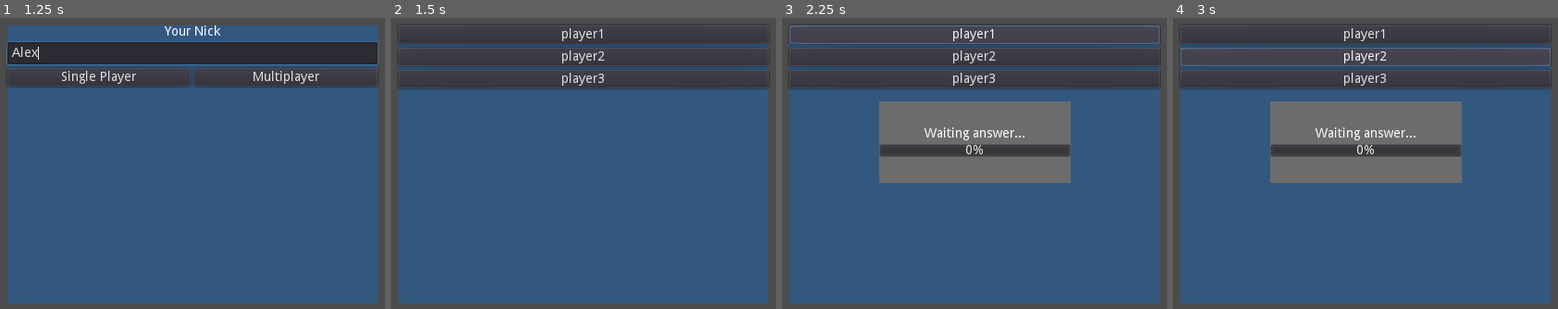
Above: before the commit, frames 1-4 (left to right).
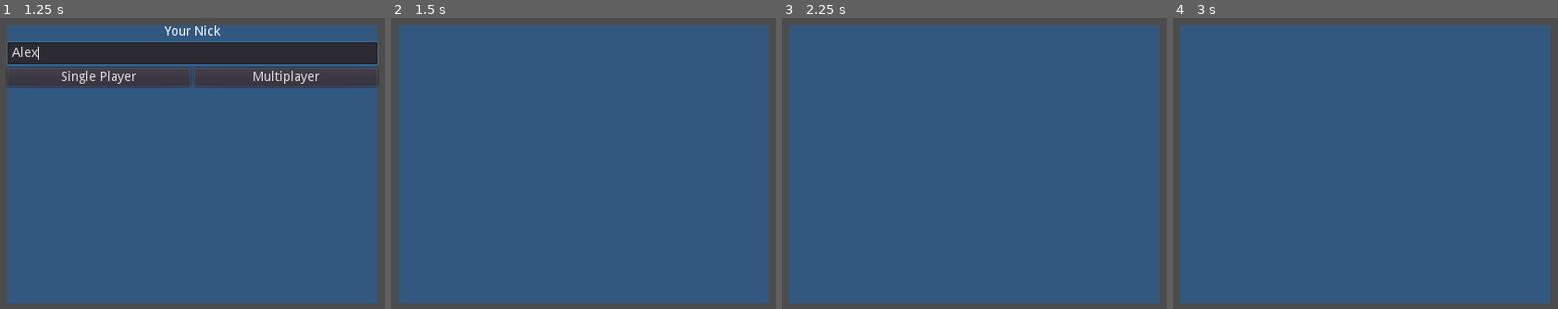
Above: after the commit, the same moments.

Repository: TheVulcoreTeam/SoccerFight
Game: Godot game, scene res://UI/RegisterUI.tscn
Same seed, same stepped clock (60 frames per second), same inputs: the game is played once before the commit and once after it.
Inputs (mouse positions are in pixels of both pictures, inside the frame that each line leads up to):
- Up to frame 1 (1.25 s): click (192, 52) at 0.52 s; type "Alex" at 0.6 s
- Up to frame 2 (1.5 s): click "Multiplayer" at 1.25 s
- Up to frame 3 (2.25 s): click (974, 35) at 2 s, where only the run before the commit has a clickable "player1"
- Up to frame 4 (3 s): click (1365, 55) at 2.75 s, where only the run before the commit has a clickable "player2"

Frame 1 is identical in both runs. In frame 2, 20% of the frame differs, in the area x 1-99%, y 2-25%; in frame 3, 34%, in the area x 1-99%, y 2-57%; in frame 4, 34%.

Commit message:
Test first connection

Diff:
--- a/Autoloads/ClinetWS.gd
+++ b/Autoloads/ClientWS.gd
@@ -1,10 +1,12 @@
 extends Node
 
 # The URL we will connect to
-export var websocket_url = "ws://echo.websocket.org"
+export var websocket_url = "ws://localhost:3000"
 
 # Our WebSocketClient instance
 var _client = WebSocketClient.new()
+
+var register_ui
 
 func _ready():
 	# Connect base signals to get notified of connection open, close, and errors.
@@ -22,11 +24,17 @@
 		print("Unable to connect")
 		set_process(false)
 
+
+func set_register_ui(_register_ui):
+	register_ui = _register_ui
+
+
 func _closed(was_clean = false):
 	# was_clean will tell you if the disconnection was correctly notified
 	# by the remote peer before closing the socket.
 	print("Closed, clean: ", was_clean)
 	set_process(false)
+
 
 func _connected(proto = ""):
 	# This is called on connection, "proto" will be the selected WebSocket
@@ -64,7 +72,10 @@
 	# using the MultiplayerAPI.
 	var st = _client.get_peer(1).get_packet().get_string_from_utf8()
 	var dict = parse_json(st)
-	print(dict)
+
+	if dict["eventName"] == "user-list":
+		register_ui.user_list.set_users_names(dict["data"], register_ui)
+
 #	var dictionary = Dictionary()
 #	var yarn = dictionary["samu"]
 #	print("Got data from server: ", yarn)
--- a/UI/RegisterUI.gd
+++ b/UI/RegisterUI.gd
@@ -1,6 +1,7 @@
 extends Control
 
 var user_list = preload("res://UI/UserList.tscn").instance()
+
 
 func _ready():
 	yield(get_tree().create_timer(5.0), "timeout")
@@ -12,14 +13,14 @@
 
 
 func _on_Multiplayer_pressed():
+
 	if $"Background/VBox/YourNick".text.length() <= 3:
 		return
-	var user_dic = {
-		"1":"player1",
-		"2":"player2",
-		"3":"player3",
-	}
-	user_list.set_users_names(user_dic, self)
+
+	var client = load("res://Autoloads/ClientWS.gd").new()
+	client.set_register_ui(self)
+	add_child(client)
+
 	$"Background/VBox".hide()
 	$Background.add_child(user_list)
 
@@ -31,13 +32,12 @@
 
 func _on_Confirm_confirmed():
 	$"Background".hide()
-	pass # Replace with function body.
 
 
 func _on_Timer_timeout():
-	if $Waiting/VBoxContainer/ProgressBar.value <90:
-		$Waiting/VBoxContainer/ProgressBar.value +=  10
+	if $Waiting/VBoxContainer/ProgressBar.value < 90:
+		$Waiting/VBoxContainer/ProgressBar.value += 10
 	else:
-		$Waiting/VBoxContainer/ProgressBar.value =  0
+		$Waiting/VBoxContainer/ProgressBar.value = 0
 		$Waiting/Timer.stop()
 		$Waiting.hide()
--- a/UI/UserList.gd
+++ b/UI/UserList.gd
@@ -1,9 +1,12 @@
 extends Control
 
 var parent
-func set_users_names(user_dic, _parent):
-	parent = _parent
-	for element in user_dic.values():
+
+func set_users_names(user_dic, _parent = null):
+	if _parent:
+		parent = _parent
+
+	for element in user_dic:
 		var buttom = Button.new()
 		buttom.text = element
 		buttom.connect("pressed", self, "on_pressed")
--- a/project.godot
+++ b/project.godot
@@ -14,10 +14,6 @@
 run/main_scene="res://UI/RegisterUI.tscn"
 config/icon="res://icon.png"
 
-[autoload]
-
-ClinetWs="res://Autoloads/ClinetWS.gd"
-
 [display]
 
 window/size/width=800
